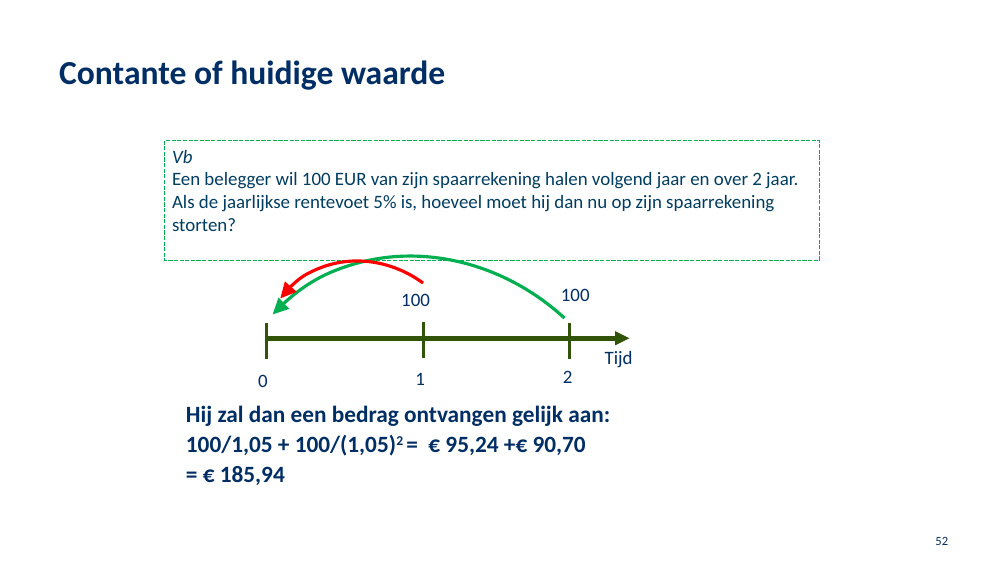
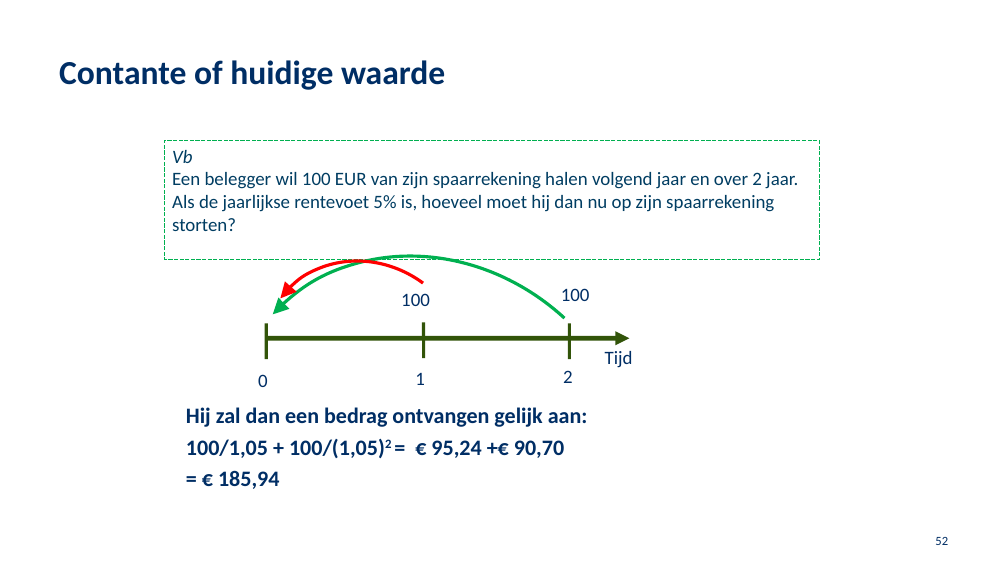
Before and after one commit to JasonLiu1229/University-Vault, a slide deck: slide 52 of School 2024-2025/FJ/Hoofdstuk 9 (2024 ).pptx. Drawn at 1008x567 pixels with LibreOffice and Linux fonts; fonts in the diff are those of the drawing; background and template pictures are left out. Boxes give left, top, right and bottom in pixels: in the first picture for what was removed or moved away, otherwise in the second. Text is boxed around its words. In the diff, an @@ line names an element or a change of style, - is before the commit and + after.

```diff
--- a/School 2024-2025/FJ/Hoofdstuk 9 (2024 ).pptx
+++ b/School 2024-2025/FJ/Hoofdstuk 9 (2024 ).pptx
@@ rectangle "Vb" at <box>165,141,820,259</box>: outline #00B050 0.75 pt dashed to #00B050 0 pt dashed @@
@@ arc (boxed as its full ellipse) at <box>141,171,724,567</box>: proportions changed @@
@@ arc (boxed as its full ellipse) at <box>223,221,508,502</box>: proportions changed @@
@@ text "Hij zal dan een bedrag ..." at <box>186,407,588,489</box>: size 22.2 to 21 pt; line spacing 0.7 to 0.8 @@
```
Also in this commit, not shown: 77 other slides changed.
